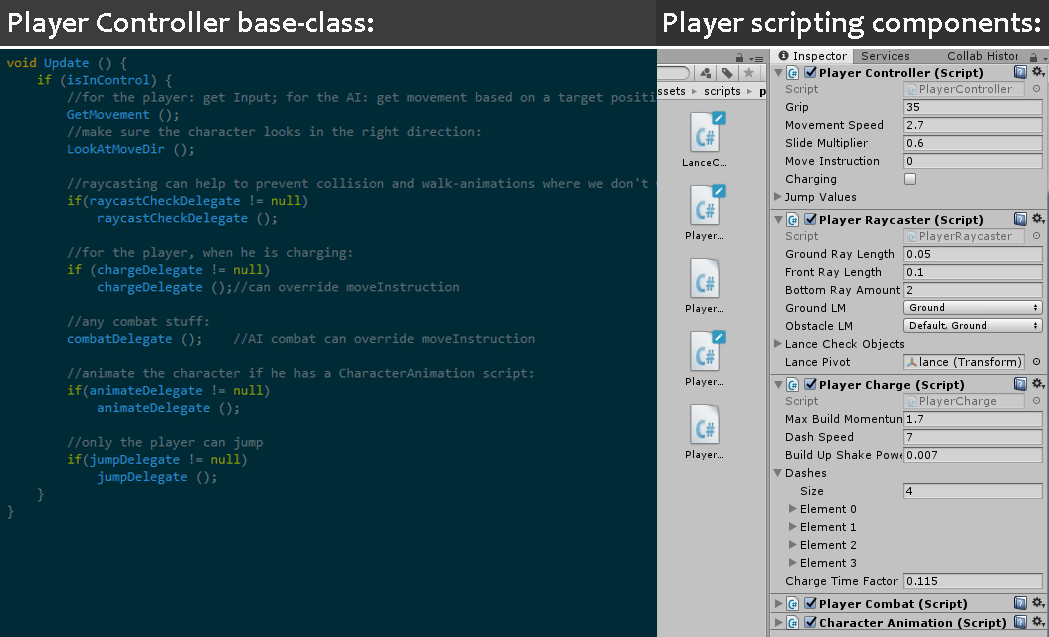
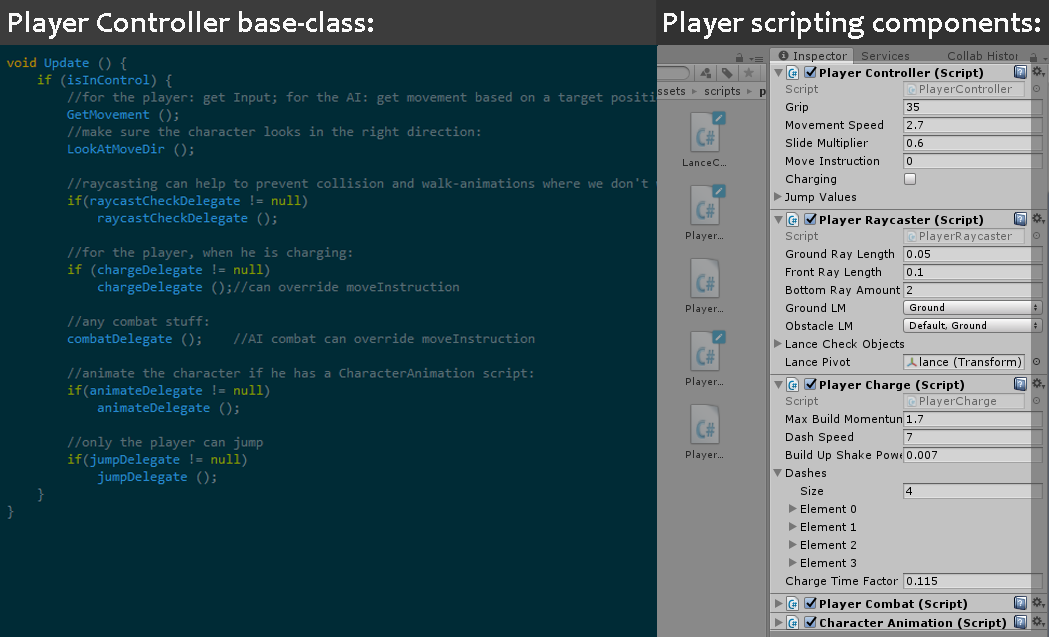
Comparing the layer stacks of the two (1049, 637) images. Changes:
painted on "text" over left=0, top=45, right=1049, bottom=49
added layer "inspectorGrey" above "Laag 1" over left=0, top=45, right=1049, bottom=637
